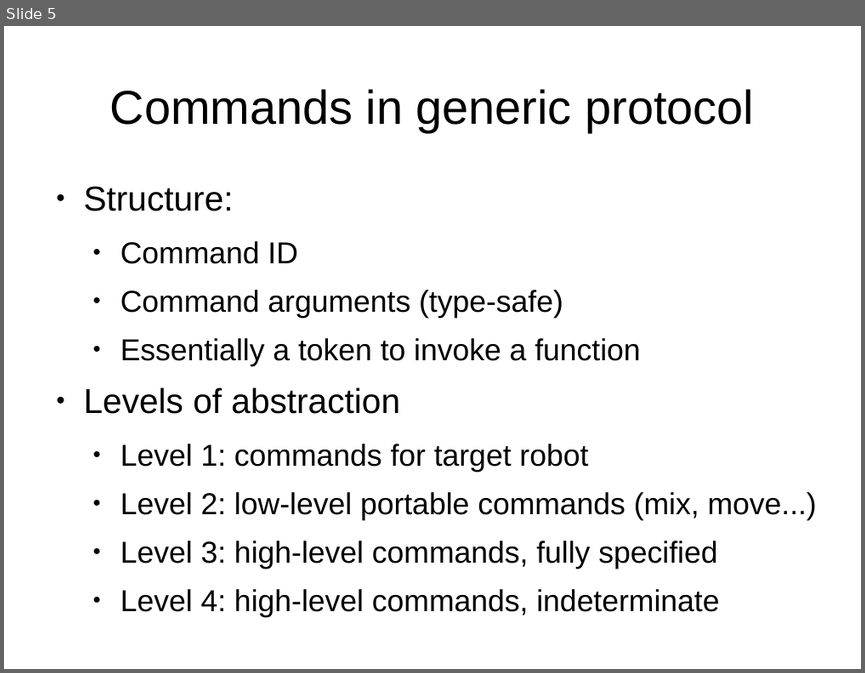
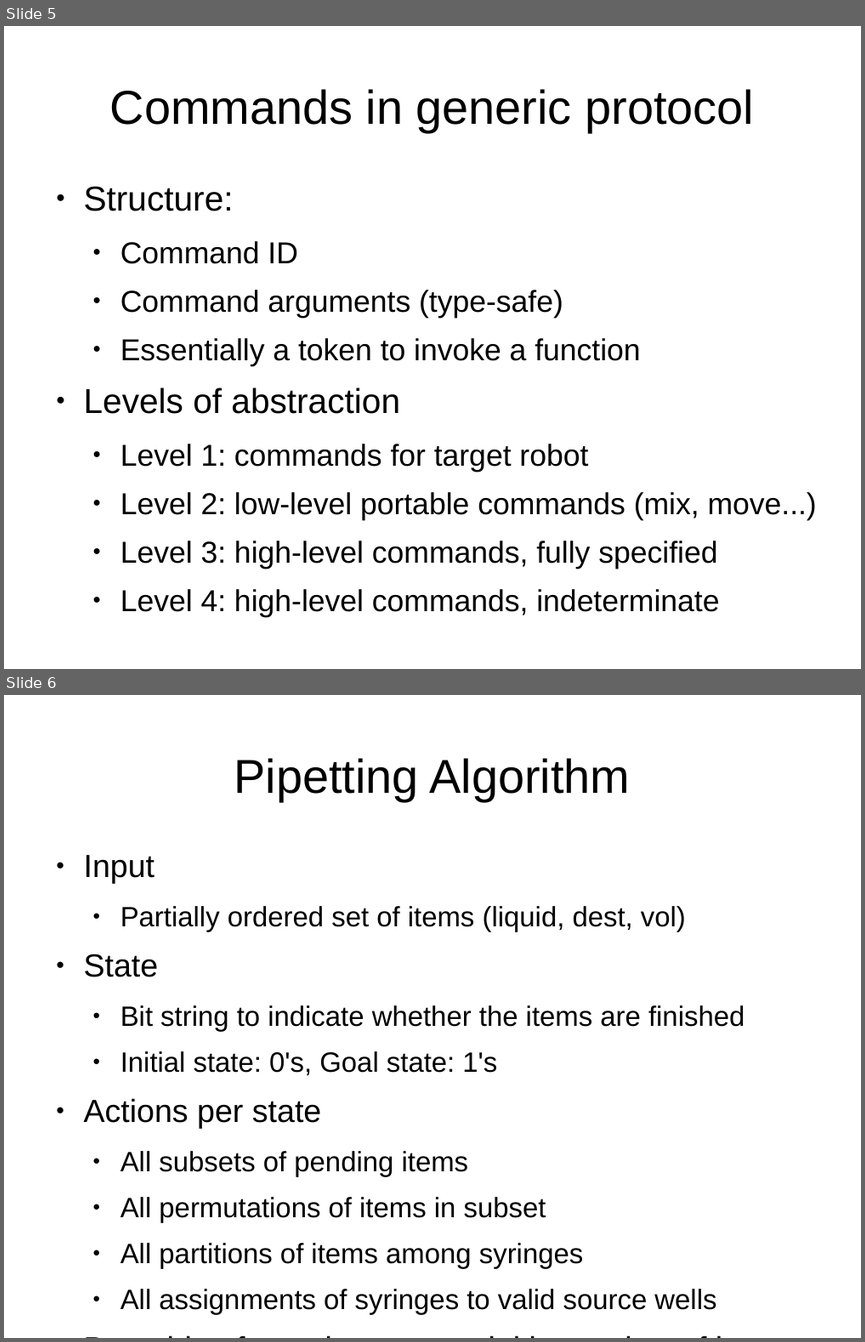
Before and after one commit to ellis/roboliq, a slide deck: doc/report3.odp. Shown one above the other, each under a label of ours: slide 5 before the commit, slides 5 and 6 after it. The pictures are 865x673 and 865x1342 pixels, drawn with LibreOffice and Linux fonts; fonts in the diff are those of the drawing. Boxes give left, top, right and bottom in pixels: in the first picture for what was removed or moved away, otherwise in the second. Text is boxed around its words. In the diff, an @@ line names an element or a change of style, - is before the commit and + after.

```diff
--- a/doc/report3.odp
+++ b/doc/report3.odp
@@ slide 6 added at (4,695,861,1338), background #FFFFFF @@
@@ title added at (234,758,630,801), 44 pt, text #000000 @@
+Pipetting Algorithm
@@ text added at (84,855,744,1315), 25.9 pt, text #000000 @@
+● Input
+  ● Partially ordered set of items (liquid, dest, vol)
+● State
+  ● Bit string to indicate whether the items are finished
+  ● Initial state: 0's, Goal state: 1's
+● Actions per state
+  ● All subsets of pending items
+  ● All permutations of items in subset
+  ● All partitions of items among syringes
+  ● All assignments of syringes to valid source wells
+● Branching factor is exponential in number of items
```
Also in this commit, not shown: 2 slides changed, 1 other slide added, 1 slide removed.
